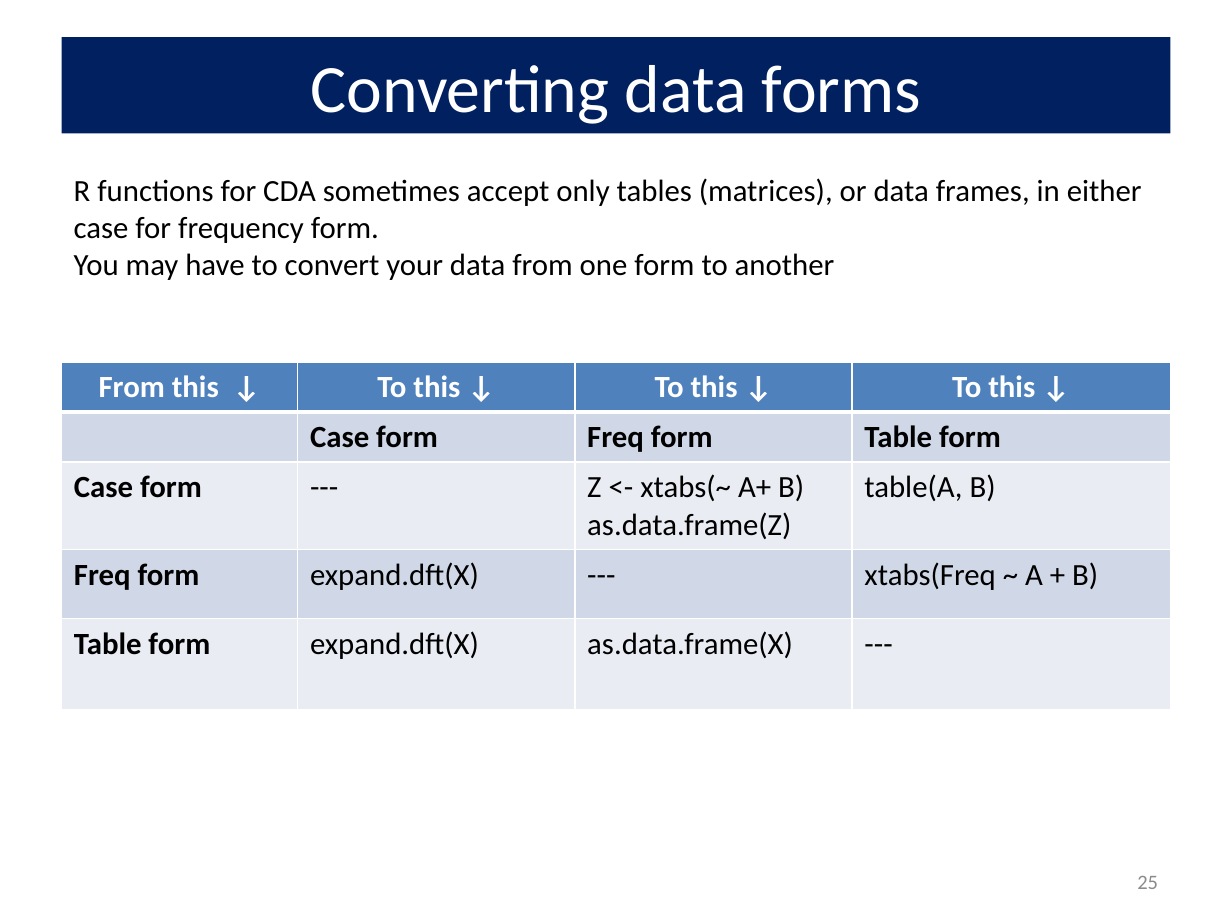
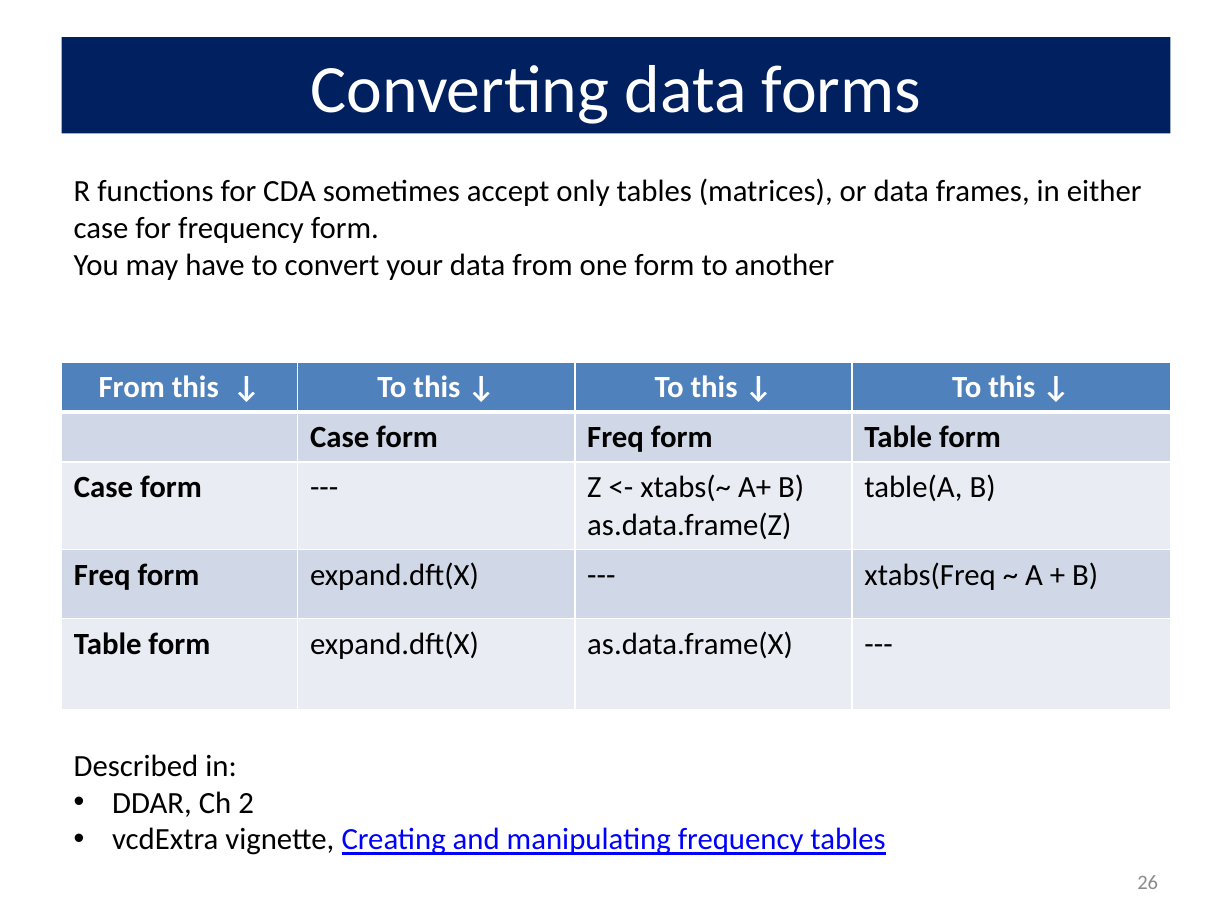
Before and after one commit to friendly/psy6136, a slide deck: slide 26 of lectures/01-Overview.pptx (slide 25 before the commit). Drawn at 1232x924 pixels with LibreOffice and Linux fonts; fonts in the diff are those of the drawing. Boxes give left, top, right and bottom in pixels: in the first picture for what was removed or moved away, otherwise in the second. Text is boxed around its words. In the diff, an @@ line names an element or a change of style, - is before the commit and + after.

```diff
--- a/lectures/01-Overview.pptx
+++ b/lectures/01-Overview.pptx
@@ text added at (x1=74, y1=754, x2=885, y2=855), 18 pt, text #0000FF, underline @@
+Described in:
+• DDAR, Ch 2
+• vcdExtra vignette, Creating and manipulating frequency tables
@@ page number at (x1=1137, y1=875, x2=1158, y2=889): text changed @@
-25
+26
```
Also in this commit, not shown: 9 other slides changed, 1 slide added.
